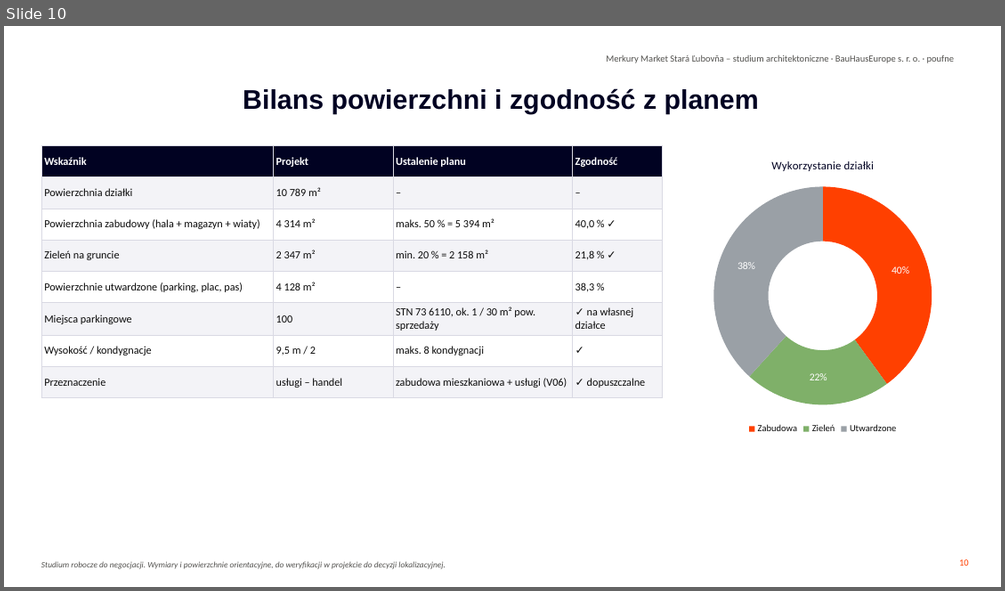
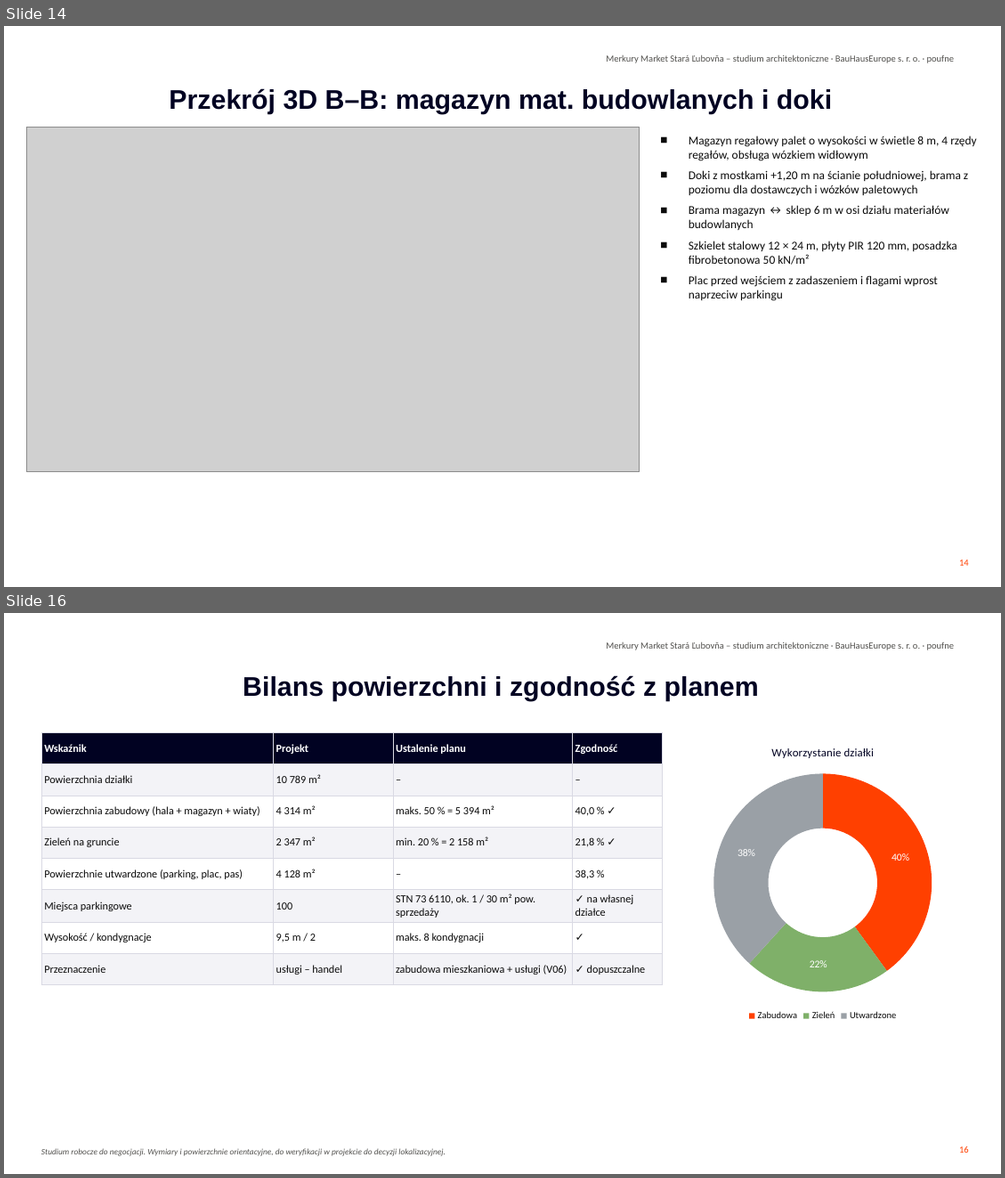
Before and after one commit to Lubo585/Lubo585, a slide deck: business-plan/studia-merkury-market/Studia_sklepu_Merkury_Market_Stara_Lubovna_PL.pptx. Shown one above the other, each under a label of ours: slide 10 before the commit, slides 14 and 16 after it; the slides between them are not shown. The pictures are 1005x591 and 1005x1178 pixels, drawn with LibreOffice and Linux fonts; fonts in the diff are those of the drawing; grey boxes stand for pictures; background and template pictures are left out. Boxes give left, top, right and bottom in pixels: in the first picture for what was removed or moved away, otherwise in the second. Text is boxed around its words. In the diff, an @@ line names an element or a change of style, - is before the commit and + after.

```diff
--- a/business-plan/studia-merkury-market/Studia_sklepu_Merkury_Market_Stara_Lubovna_PL.pptx
+++ b/business-plan/studia-merkury-market/Studia_sklepu_Merkury_Market_Stara_Lubovna_PL.pptx
@@ slide 14 added at bbox=[4, 26, 1001, 587], background #FFFFFF; not listed: 1 template element that a slide beside it also shows @@
@@ title added at bbox=[169, 88, 832, 114], 26 pt, text #010222, bold @@
+Przekrój 3D B–B: magazyn mat. budowlanych i doki
@@ picture added at bbox=[26, 127, 639, 472] @@
@@ text added at bbox=[688, 135, 976, 301], 11.5 pt, text #0B0B0B @@
+■ Magazyn regałowy palet o wysokości w świetle 8 m, 4 rzędy regałów, obsługa wózkiem widłowym
+■ Doki z mostkami +1,20 m na ścianie południowej, brama z poziomu dla dostawczych i wózków paletowych
+■ Brama magazyn ↔ sklep 6 m w osi działu materiałów budowlanych
+■ Szkielet stalowy 12 × 24 m, płyty PIR 120 mm, posadzka fibrobetonowa 50 kN/m²
+■ Plac przed wejściem z zadaszeniem i flagami wprost naprzeciw parkingu
@@ page number added at bbox=[959, 559, 969, 565], 9 pt, text #FF4000 @@
+14
@@ what was slide 10 is now slide 16 @@
@@ page number at bbox=[959, 1146, 969, 1152]: text changed @@
-10
+16
```
Also in this commit, not shown: 2 slides changed, 6 other slides added, 1 slide removed, 11 other files.
